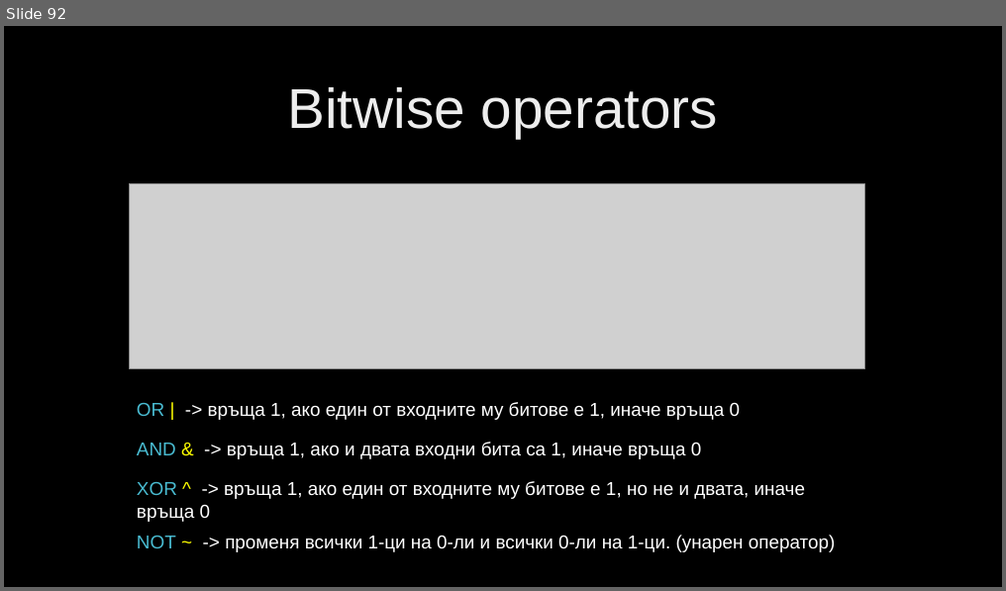
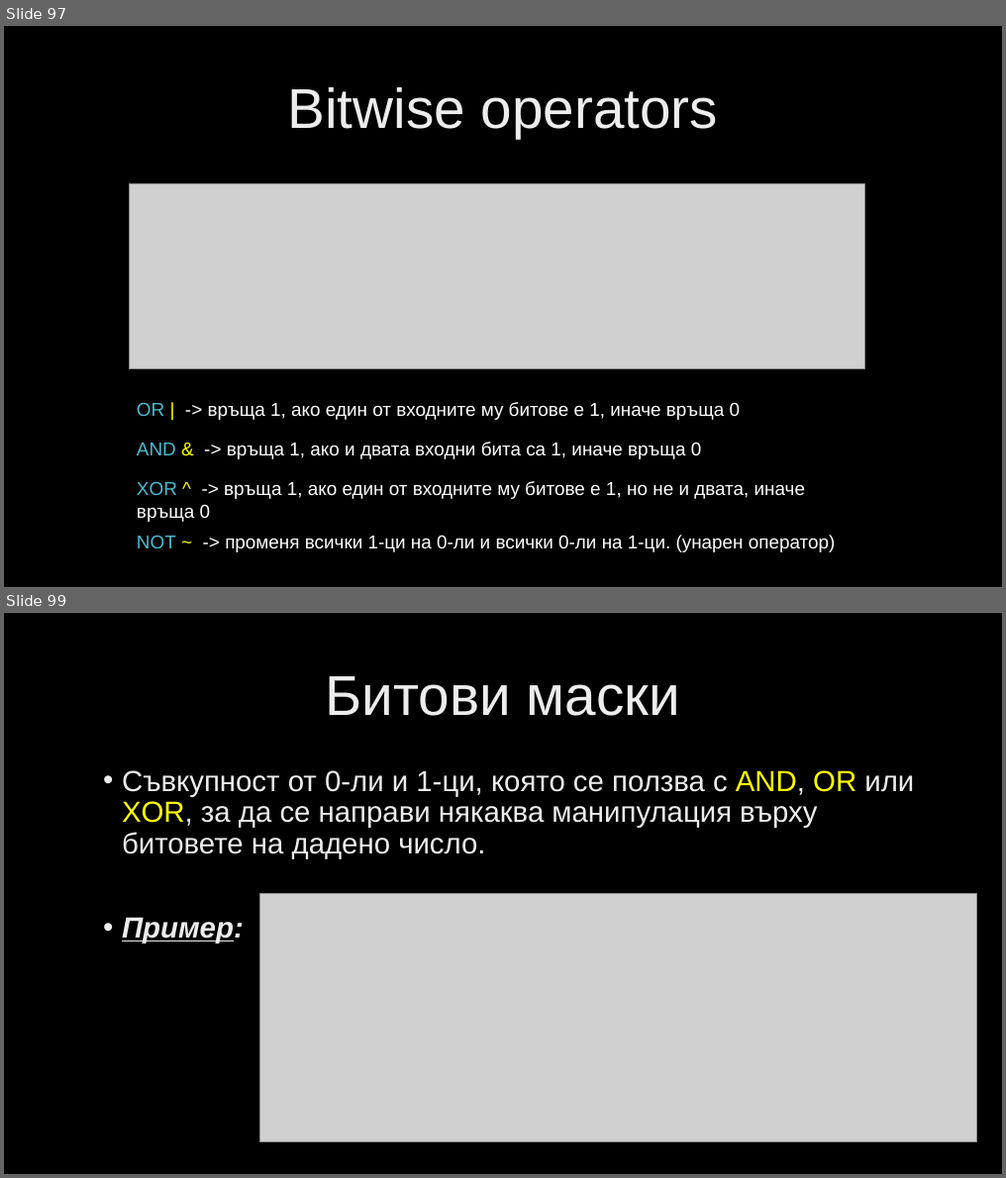
Before and after one commit to velizar92/CSharp-Programming-Presentations, a slide deck: C# Intermediate.pptx. Shown one above the other, each under a label of ours: slide 92 before the commit, slides 97 and 99 after it; the slides between them are not shown. The pictures are 1006x591 and 1006x1178 pixels, drawn with LibreOffice and Linux fonts; fonts in the diff are those of the drawing; grey boxes stand for pictures; background and template pictures are left out. Boxes give left, top, right and bottom in pixels: in the first picture for what was removed or moved away, otherwise in the second. Text is boxed around its words. In the diff, an @@ line names an element or a change of style, - is before the commit and + after.

```diff
--- a/C# Intermediate.pptx
+++ b/C# Intermediate.pptx
@@ slide 99 added at [4,613,1002,1174], background picture (left out) @@
@@ title added at [326,676,680,716], 54 pt, text gradient #BFBFBF to #EDEDED to #FFFFFF @@
+Битови маски
@@ text added at [122,770,914,944], 28 pt, text gradient #BFBFBF to #EDEDED to #FFFFFF @@
+• Съвкупност от 0-ли и 1-ци, която се ползва с AND, OR или XOR, за да се направи някаква манипулация върху битовете на дадено число.
+• Пример:
@@ picture added at [260,894,977,1143] @@
@@ what was slide 92 is now slide 97 @@
```
Also in this commit, not shown: 3 slides changed, 5 other slides added.
